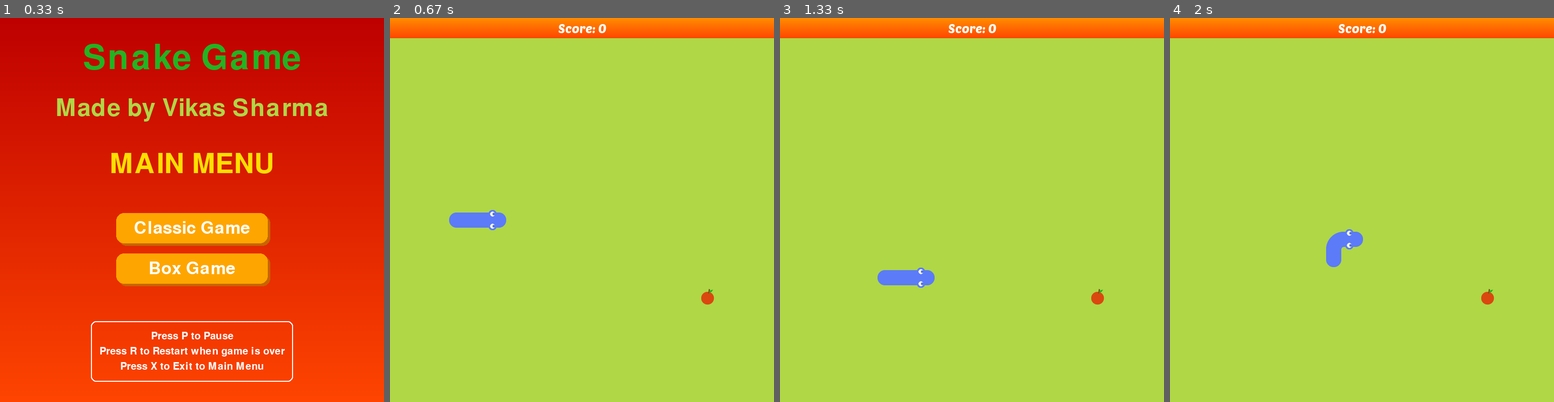
Above: before the commit, frames 1-4 (left to right).
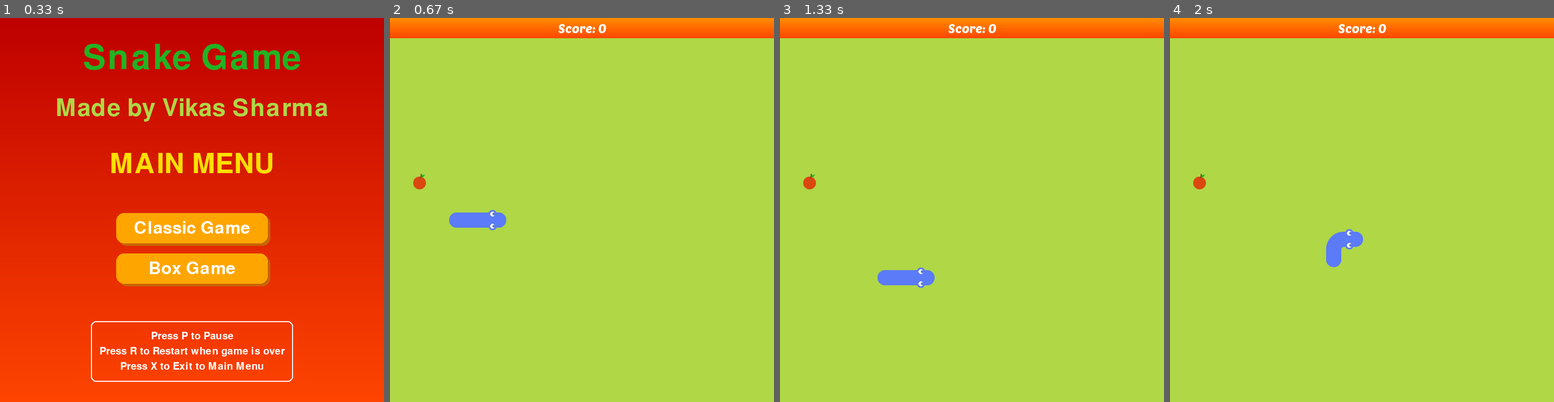
Above: after the commit, the same moments.

Repository: Vikas-Sharma04/snake-game-pygame
Game: pygame game, started from main.py
The game is run twice, just before and just after one commit, with the same random seed, the same clock (stepped at 60 frames per second) and the same inputs.
Inputs:
- Up to frame 1 (0.33 s): no input
- Up to frame 2 (0.67 s): click "Classic Game" at 0.38 s
- Up to frame 3 (1.33 s): tap S at 0.67 s; hold Right from 1 s (still down)
- Up to frame 4 (2 s): release Right at 1.47 s; hold Up 1.5-1.8 s; hold Right from 1.83 s (still down)

Frame 1 is identical in both runs. In frame 2, 0.2% of the frame differs, in the area x 6-85%, y 40-75%; in frame 3, 0.2%; in frame 4, 0.2%.

Commit message:
Fix fruit spawning overlap on snake and walls

Diff:
--- a/classic.py
+++ b/classic.py
@@ -111,10 +111,12 @@
         fruit_rect = pygame.Rect(int(self.pos.x * self.cell_size), int(self.pos.y * self.cell_size), self.cell_size, self.cell_size)
         self.screen.blit(self.apple, fruit_rect)
 
-    def randomize(self):
-        self.x = random.randint(0, self.cell_number - 1)
-        self.y = random.randint(1, self.cell_number - 1)
-        self.pos = Vector2(self.x, self.y)
+    def randomize(self, snake_body=[]):
+        while True:
+            self.x = random.randint(0, self.cell_number - 1)
+            self.y = random.randint(1, self.cell_number - 1)
+            self.pos = Vector2(self.x, self.y)
+            if self.pos not in snake_body: break
 
 class MAIN_GAME:
     def __init__(self, screen, cell_size, cell_number, apple, font, SCREEN_UPDATE, current_score, speed):
@@ -141,13 +143,13 @@
 
     def check_collision(self):
         if self.fruit.pos == self.snake.body[0]:
-            self.fruit.randomize()
+            self.fruit.randomize(self.snake.body)
             self.snake.new_block = True
             self.snake.crunch_sound.play()
             self.fruit_count += 1
             # Progressive difficulty
             if self.fruit_count % 10 == 0 and self.fruit_count != 0:
-                self.speed = max(60, self.speed - 8)
+                self.speed = max(60, self.speed - 10)
                 pygame.time.set_timer(self.SCREEN_UPDATE, self.speed)
 
     def check_fail(self):
--- a/level1.py
+++ b/level1.py
@@ -110,10 +110,12 @@
         fruit_rect = pygame.Rect(int(self.pos.x * self.cell_size), int(self.pos.y * self.cell_size), self.cell_size, self.cell_size)
         self.screen.blit(self.apple, fruit_rect)
 
-    def randomize(self):
-        self.x = random.randint(0, self.cell_number - 1)
-        self.y = random.randint(1, self.cell_number - 1)
-        self.pos = Vector2(self.x, self.y)
+    def randomize(self, snake_body=[]):
+        while True:
+            self.x = random.randint(0, self.cell_number - 1)
+            self.y = random.randint(1, self.cell_number - 1)
+            self.pos = Vector2(self.x, self.y)
+            if self.pos not in snake_body: break
 
 class LEVEL_MANAGER:
     def __init__(self, screen, cell_size, cell_number, apple, font, SCREEN_UPDATE, current_score, speed):
@@ -144,7 +146,7 @@
 
     def check_collision(self):
         if self.fruit.pos == self.snake.body[0]:
-            self.fruit.randomize()
+            self.fruit.randomize(self.snake.body)
             self.snake.add_block()
             self.snake.crunch_sound.play()
             self.fruit_count += 1
--- a/level10.py
+++ b/level10.py
@@ -89,10 +89,12 @@
         rect = pygame.Rect(int(self.pos.x * self.cell_size), int(self.pos.y * self.cell_size), self.cell_size, self.cell_size)
         self.screen.blit(self.apple, rect)
 
-    def randomize(self):
+    def randomize(self, snake_body=[]):
         while True:
-            self.pos = Vector2(random.randint(0, self.cell_number - 1), random.randint(1, self.cell_number - 1))
-            if self.pos not in self.walls: break
+            random_pos = Vector2(random.randint(0, self.cell_number - 1), random.randint(1, self.cell_number - 1))
+            if random_pos not in self.walls and random_pos not in snake_body:
+                self.pos = random_pos
+                break
 
 class LEVEL10_MGR:
     def __init__(self, screen, cell_size, cell_number, apple, font, SCREEN_UPDATE, current_score, speed):
@@ -143,7 +145,7 @@
 
     def check_collision(self):
         if self.fruit.pos == self.snake.body[0]:
-            self.fruit.randomize()
+            self.fruit.randomize(self.snake.body)
             self.snake.new_block = True
             self.snake.crunch_sound.play()
             self.fruit_count += 1
--- a/level2.py
+++ b/level2.py
@@ -11,7 +11,7 @@
         self.direction = Vector2(0, 0)
         self.new_block = False
 
-        # Graphics
+        # Load Graphics
         self.head_up = pygame.image.load('Graphics/head_up.png').convert_alpha()
         self.head_down = pygame.image.load('Graphics/head_down.png').convert_alpha()
         self.head_right = pygame.image.load('Graphics/head_right.png').convert_alpha()
@@ -74,27 +74,31 @@
             body_copy.insert(0, body_copy[0] + self.direction)
             self.body = body_copy[:]
 
+        # Screen wrap
+        self.body[0].x %= self.cell_number
+        if self.body[0].y < 1: self.body[0].y = self.cell_number - 1
+        elif self.body[0].y >= self.cell_number: self.body[0].y = 1
+
     def reset(self):
         self.body = [Vector2(5, 10), Vector2(4, 10), Vector2(3, 10)]
         self.direction = Vector2(0, 0)
 
 class FRUIT:
     def __init__(self, screen, cell_size, cell_number, apple_img, walls):
-        self.screen = screen
-        self.cell_size = cell_size
-        self.cell_number = cell_number
-        self.apple = apple_img
-        self.walls = walls
+        self.screen, self.cell_size, self.cell_number = screen, cell_size, cell_number
+        self.apple, self.walls = apple_img, walls
         self.randomize()
 
     def draw_fruit(self):
         rect = pygame.Rect(int(self.pos.x * self.cell_size), int(self.pos.y * self.cell_size), self.cell_size, self.cell_size)
         self.screen.blit(self.apple, rect)
 
-    def randomize(self):
+    def randomize(self, snake_body=[]):
         while True:
-            self.pos = Vector2(random.randint(0, self.cell_number - 1), random.randint(1, self.cell_number - 1))
-            if self.pos not in self.walls: break
+            random_pos = Vector2(random.randint(0, self.cell_number - 1), random.randint(1, self.cell_number - 1))
+            if random_pos not in self.walls and random_pos not in snake_body:
+                self.pos = random_pos
+                break
 
 class LEVEL2_MGR:
     def __init__(self, screen, cell_size, cell_number, apple, font, SCREEN_UPDATE, current_score, speed):
@@ -103,8 +107,7 @@
         self.wall_rects = self.create_walls()
         self.snake = SNAKE(screen, cell_size, cell_number)
         self.fruit = FRUIT(screen, cell_size, cell_number, apple, self.wall_rects)
-        self.fruit_count = current_score
-        self.speed = speed
+        self.fruit_count, self.speed = current_score, speed
         self.level = 2
         self.game_over_flag = self.level_up_flag = self.paused = False
         self.game_over_sound = pygame.mixer.Sound('Sound/game_over.wav')
@@ -113,12 +116,16 @@
 
     def create_walls(self):
         walls = []
-        for x in range(0, self.cell_number):
+        for x in range(0, 4):
             walls.append(Vector2(x, 1))
+            walls.append(Vector2(self.cell_number-x-1, 1))
             walls.append(Vector2(x, self.cell_number - 1))
-        for y in range(2, self.cell_number - 1):
+            walls.append(Vector2(self.cell_number-x-1, self.cell_number - 1))
+        for y in range(2, 5):
             walls.append(Vector2(0, y))
+            walls.append(Vector2(0, self.cell_number-y))
             walls.append(Vector2(self.cell_number - 1, y))
+            walls.append(Vector2(self.cell_number - 1, self.cell_number-y))
         return walls
 
     def draw_walls(self):
@@ -134,7 +141,7 @@
 
     def check_collision(self):
         if self.fruit.pos == self.snake.body[0]:
-            self.fruit.randomize()
+            self.fruit.randomize(self.snake.body)
             self.snake.new_block = True
             self.snake.crunch_sound.play()
             self.fruit_count += 1
--- a/level3.py
+++ b/level3.py
@@ -11,7 +11,7 @@
         self.direction = Vector2(0, 0)
         self.new_block = False
 
-        # Load Graphics
+        # Graphics
         self.head_up = pygame.image.load('Graphics/head_up.png').convert_alpha()
         self.head_down = pygame.image.load('Graphics/head_down.png').convert_alpha()
         self.head_right = pygame.image.load('Graphics/head_right.png').convert_alpha()
@@ -74,29 +74,29 @@
             body_copy.insert(0, body_copy[0] + self.direction)
             self.body = body_copy[:]
 
-        # Screen wrap
-        self.body[0].x %= self.cell_number
-        if self.body[0].y < 1: self.body[0].y = self.cell_number - 1
-        elif self.body[0].y >= self.cell_number: self.body[0].y = 1
-
     def reset(self):
         self.body = [Vector2(5, 10), Vector2(4, 10), Vector2(3, 10)]
         self.direction = Vector2(0, 0)
 
 class FRUIT:
     def __init__(self, screen, cell_size, cell_number, apple_img, walls):
-        self.screen, self.cell_size, self.cell_number = screen, cell_size, cell_number
-        self.apple, self.walls = apple_img, walls
+        self.screen = screen
+        self.cell_size = cell_size
+        self.cell_number = cell_number
+        self.apple = apple_img
+        self.walls = walls
         self.randomize()
 
     def draw_fruit(self):
         rect = pygame.Rect(int(self.pos.x * self.cell_size), int(self.pos.y * self.cell_size), self.cell_size, self.cell_size)
         self.screen.blit(self.apple, rect)
 
-    def randomize(self):
+    def randomize(self, snake_body=[]):
         while True:
-            self.pos = Vector2(random.randint(0, self.cell_number - 1), random.randint(1, self.cell_number - 1))
-            if self.pos not in self.walls: break
+            random_pos = Vector2(random.randint(0, self.cell_number - 1), random.randint(1, self.cell_number - 1))
+            if random_pos not in self.walls and random_pos not in snake_body:
+                self.pos = random_pos
+                break
 
 class LEVEL3_MGR:
     def __init__(self, screen, cell_size, cell_number, apple, font, SCREEN_UPDATE, current_score, speed):
@@ -105,7 +105,8 @@
         self.wall_rects = self.create_walls()
         self.snake = SNAKE(screen, cell_size, cell_number)
         self.fruit = FRUIT(screen, cell_size, cell_number, apple, self.wall_rects)
-        self.fruit_count, self.speed = current_score, speed
+        self.fruit_count = current_score
+        self.speed = speed
         self.level = 3
         self.game_over_flag = self.level_up_flag = self.paused = False
         self.game_over_sound = pygame.mixer.Sound('Sound/game_over.wav')
@@ -114,16 +115,12 @@
 
     def create_walls(self):
         walls = []
-        for x in range(0, 4):
+        for x in range(0, self.cell_number):
             walls.append(Vector2(x, 1))
-            walls.append(Vector2(self.cell_number-x-1, 1))
             walls.append(Vector2(x, self.cell_number - 1))
-            walls.append(Vector2(self.cell_number-x-1, self.cell_number - 1))
-        for y in range(2, 5):
+        for y in range(2, self.cell_number - 1):
             walls.append(Vector2(0, y))
-            walls.append(Vector2(0, self.cell_number-y))
             walls.append(Vector2(self.cell_number - 1, y))
-            walls.append(Vector2(self.cell_number - 1, self.cell_number-y))
         return walls
 
     def draw_walls(self):
@@ -139,7 +136,7 @@
 
     def check_collision(self):
         if self.fruit.pos == self.snake.body[0]:
-            self.fruit.randomize()
+            self.fruit.randomize(self.snake.body)
             self.snake.new_block = True
             self.snake.crunch_sound.play()
             self.fruit_count += 1
--- a/level4.py
+++ b/level4.py
@@ -89,10 +89,12 @@
         rect = pygame.Rect(int(self.pos.x * self.cell_size), int(self.pos.y * self.cell_size), self.cell_size, self.cell_size)
         self.screen.blit(self.apple, rect)
 
-    def randomize(self):
+    def randomize(self, snake_body=[]):
         while True:
-            self.pos = Vector2(random.randint(0, self.cell_number - 1), random.randint(1, self.cell_number - 1))
-            if self.pos not in self.walls: break
+            random_pos = Vector2(random.randint(0, self.cell_number - 1), random.randint(1, self.cell_number - 1))
+            if random_pos not in self.walls and random_pos not in snake_body:
+                self.pos = random_pos
+                break
 
 class LEVEL4_MGR:
     def __init__(self, screen, cell_size, cell_number, apple, font, SCREEN_UPDATE, current_score, speed):
@@ -132,7 +134,7 @@
 
     def check_collision(self):
         if self.fruit.pos == self.snake.body[0]:
-            self.fruit.randomize()
+            self.fruit.randomize(self.snake.body)
             self.snake.new_block = True
             self.snake.crunch_sound.play()
             self.fruit_count += 1
--- a/level5.py
+++ b/level5.py
@@ -89,10 +89,12 @@
         rect = pygame.Rect(int(self.pos.x * self.cell_size), int(self.pos.y * self.cell_size), self.cell_size, self.cell_size)
         self.screen.blit(self.apple, rect)
 
-    def randomize(self):
+    def randomize(self, snake_body=[]):
         while True:
-            self.pos = Vector2(random.randint(0, self.cell_number - 1), random.randint(1, self.cell_number - 1))
-            if self.pos not in self.walls: break
+            random_pos = Vector2(random.randint(0, self.cell_number - 1), random.randint(1, self.cell_number - 1))
+            if random_pos not in self.walls and random_pos not in snake_body:
+                self.pos = random_pos
+                break
 
 class LEVEL5_MGR:
     def __init__(self, screen, cell_size, cell_number, apple, font, SCREEN_UPDATE, current_score, speed):
@@ -131,7 +133,7 @@
 
     def check_collision(self):
         if self.fruit.pos == self.snake.body[0]:
-            self.fruit.randomize()
+            self.fruit.randomize(self.snake.body)
             self.snake.new_block = True
             self.snake.crunch_sound.play()
             self.fruit_count += 1
--- a/level6.py
+++ b/level6.py
@@ -89,10 +89,12 @@
         rect = pygame.Rect(int(self.pos.x * self.cell_size), int(self.pos.y * self.cell_size), self.cell_size, self.cell_size)
         self.screen.blit(self.apple, rect)
 
-    def randomize(self):
+    def randomize(self, snake_body=[]):
         while True:
-            self.pos = Vector2(random.randint(0, self.cell_number - 1), random.randint(1, self.cell_number - 1))
-            if self.pos not in self.walls: break
+            random_pos = Vector2(random.randint(0, self.cell_number - 1), random.randint(1, self.cell_number - 1))
+            if random_pos not in self.walls and random_pos not in snake_body:
+                self.pos = random_pos
+                break
 
 class LEVEL6_MGR:
     def __init__(self, screen, cell_size, cell_number, apple, font, SCREEN_UPDATE, current_score, speed):
@@ -135,7 +137,7 @@
 
     def check_collision(self):
         if self.fruit.pos == self.snake.body[0]:
-            self.fruit.randomize()
+            self.fruit.randomize(self.snake.body)
             self.snake.new_block = True
             self.snake.crunch_sound.play()
             self.fruit_count += 1
--- a/level7.py
+++ b/level7.py
@@ -89,10 +89,12 @@
         rect = pygame.Rect(int(self.pos.x * self.cell_size), int(self.pos.y * self.cell_size), self.cell_size, self.cell_size)
         self.screen.blit(self.apple, rect)
 
-    def randomize(self):
+    def randomize(self, snake_body=[]):
         while True:
-            self.pos = Vector2(random.randint(0, self.cell_number - 1), random.randint(1, self.cell_number - 1))
-            if self.pos not in self.walls: break
+            random_pos = Vector2(random.randint(0, self.cell_number - 1), random.randint(1, self.cell_number - 1))
+            if random_pos not in self.walls and random_pos not in snake_body:
+                self.pos = random_pos
+                break
 
 class LEVEL7_MGR:
     def __init__(self, screen, cell_size, cell_number, apple, font, SCREEN_UPDATE, current_score, speed):
@@ -130,7 +132,7 @@
 
     def check_collision(self):
         if self.fruit.pos == self.snake.body[0]:
-            self.fruit.randomize()
+            self.fruit.randomize(self.snake.body)
             self.snake.new_block = True
             self.snake.crunch_sound.play()
             self.fruit_count += 1
--- a/level8.py
+++ b/level8.py
@@ -89,10 +89,12 @@
         rect = pygame.Rect(int(self.pos.x * self.cell_size), int(self.pos.y * self.cell_size), self.cell_size, self.cell_size)
         self.screen.blit(self.apple, rect)
 
-    def randomize(self):
+    def randomize(self, snake_body=[]):
         while True:
-            self.pos = Vector2(random.randint(0, self.cell_number - 1), random.randint(1, self.cell_number - 1))
-            if self.pos not in self.walls: break
+            random_pos = Vector2(random.randint(0, self.cell_number - 1), random.randint(1, self.cell_number - 1))
+            if random_pos not in self.walls and random_pos not in snake_body:
+                self.pos = random_pos
+                break
 
 class LEVEL8_MGR:
     def __init__(self, screen, cell_size, cell_number, apple, font, SCREEN_UPDATE, current_score, speed):
@@ -133,7 +135,7 @@
 
     def check_collision(self):
         if self.fruit.pos == self.snake.body[0]:
-            self.fruit.randomize()
+            self.fruit.randomize(self.snake.body)
             self.snake.new_block = True
             self.snake.crunch_sound.play()
             self.fruit_count += 1
--- a/level9.py
+++ b/level9.py
@@ -89,10 +89,12 @@
         rect = pygame.Rect(int(self.pos.x * self.cell_size), int(self.pos.y * self.cell_size), self.cell_size, self.cell_size)
         self.screen.blit(self.apple, rect)
 
-    def randomize(self):
+    def randomize(self, snake_body=[]):
         while True:
-            self.pos = Vector2(random.randint(0, self.cell_number - 1), random.randint(1, self.cell_number - 1))
-            if self.pos not in self.walls: break
+            random_pos = Vector2(random.randint(0, self.cell_number - 1), random.randint(1, self.cell_number - 1))
+            if random_pos not in self.walls and random_pos not in snake_body:
+                self.pos = random_pos
+                break
 
 class LEVEL9_MGR:
     def __init__(self, screen, cell_size, cell_number, apple, font, SCREEN_UPDATE, current_score, speed):
@@ -143,7 +145,7 @@
 
     def check_collision(self):
         if self.fruit.pos == self.snake.body[0]:
-            self.fruit.randomize()
+            self.fruit.randomize(self.snake.body)
             self.snake.new_block = True
             self.snake.crunch_sound.play()
             self.fruit_count += 1
Not shown, changed: build/web-cache/19cba7c472c00dc4b6be4f7314a04410.data
Not shown, removed: build/web-cache/19cba7c472c00dc4b6be4f7314a04410.head
Not shown, removed: build/web-cache/1b15e19d796839ac93068711d32c2557.data
Not shown, removed: build/web-cache/1b15e19d796839ac93068711d32c2557.head
Not shown, removed: build/web-cache/427729db96c74210a6daf50f46f68e14.data
Not shown, removed: build/web-cache/427729db96c74210a6daf50f46f68e14.head
Not shown, changed: build/web-cache/43a138bdf7507cad77eb1201a9b99081.data
Not shown, removed: build/web-cache/43a138bdf7507cad77eb1201a9b99081.head
Not shown, removed: build/web-cache/7ba5f9b81eefd22864d4f269f6440302.data
Not shown, removed: build/web-cache/7ba5f9b81eefd22864d4f269f6440302.head
Not shown, removed: build/web-cache/8e0c8197f178117b91e8dc55d7eee0db.data
Not shown, removed: build/web-cache/8e0c8197f178117b91e8dc55d7eee0db.head
(and 15 more such lines)
